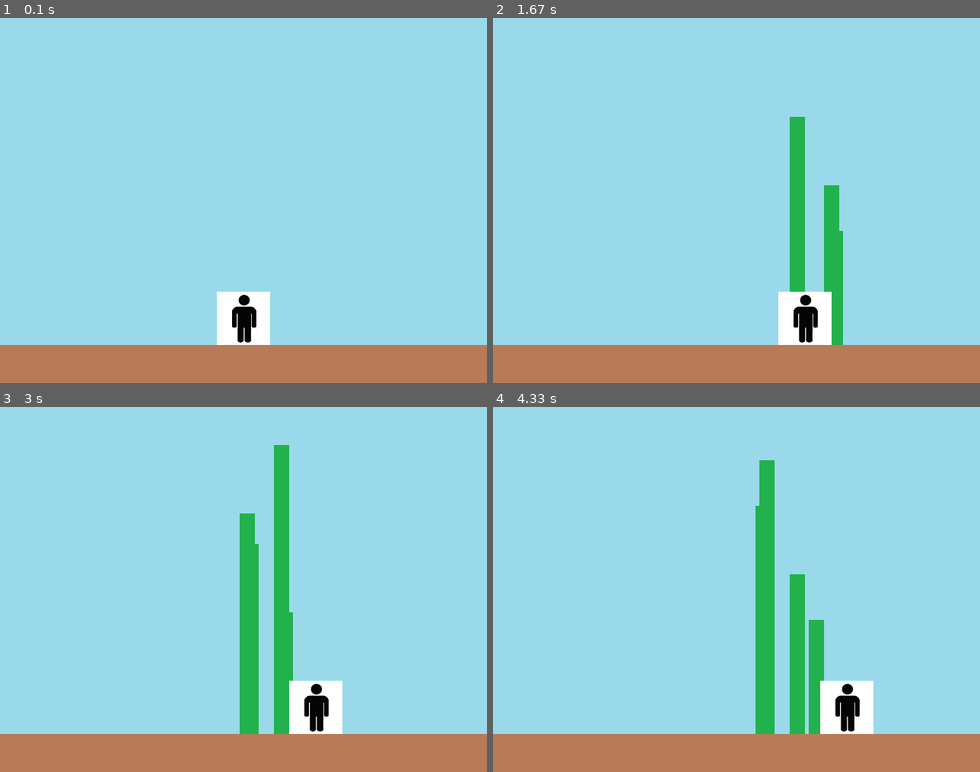
Above: before the commit, frames 1-4 (two rows, left to right).
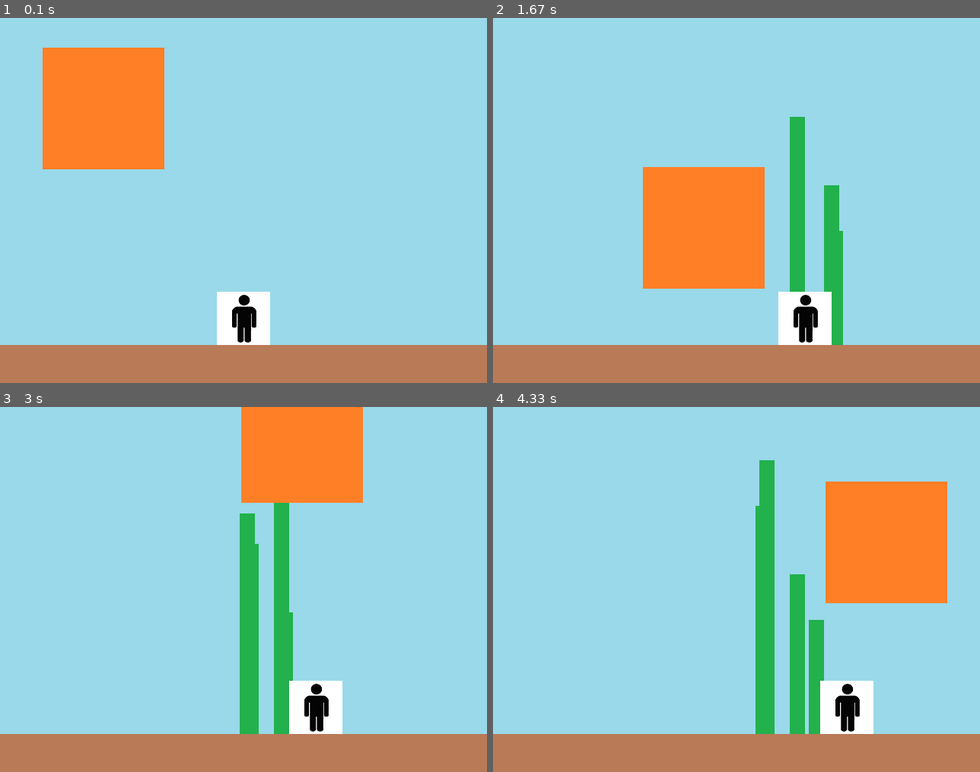
Above: after the commit, the same moments.

Repository: kyhyeok/python-game-pang
Game: pygame game, started from pangapng/main.py
Two runs of this game, one before a commit and one after it. Both use one fixed random seed, a clock stepped at 60 frames per second and the inputs below.
Inputs:
- Up to frame 1 (0.1 s): no input
- Up to frame 2 (1.67 s): hold Right 0.33-0.8 s; hold Right 0.83-1.3 s; tap Space at 0.9, 1.2, 1.4 s; hold Left from 1.33 s (still down)
- Up to frame 3 (3 s): tap Space at 1.7, 1.97, 2.27, 2.4, 2.7 s; release Left at 1.87 s; hold Left 1.9-2.3 s; hold Right 2.33-2.97 s
- Up to frame 4 (4.33 s): hold Left 3-3.47 s; tap Space at 3.07, 3.37, 3.57, 3.87, 4.07 s; hold Right 3.5-3.97 s; hold Right from 4 s (still down)

The runs differ from the first frame. In frame 1, 8.3% of the frame differs, in the area x 8-34%, y 8-42%; in frame 2, 8.3%; in frame 3, 6.6%; in frame 4, 8.3%.

Commit message:
ball_bounce

Diff:
--- a/pangapng/main.py
+++ b/pangapng/main.py
@@ -90,10 +90,36 @@
     weapons = [[weapon[0], weapon[1] - weapon_speed] for weapon in weapons]
     weapons = [[weapon[0], weapon[1]] for weapon in weapons if weapon[1] > 0]
 
+    for ball_index, ball_value in enumerate(balls):
+        ball_position_x = ball_value["position_x"]
+        ball_position_y = ball_value["position_y"]
+        ball_image_index = ball_value['image_index']
+
+        ball_size = ball_images[ball_image_index].get_rect().size
+        ball_width = ball_size[0]
+        ball_height = ball_size[1]
+
+        if ball_position_x <= 0 or ball_position_x > screen_width - ball_width:
+            ball_value["to_x"] = ball_value["to_x"] * -1
+
+        if ball_position_y >= screen_height - stage_height - ball_height:
+            ball_value["to_y"] = ball_value["init_speed_y"]
+        else:
+            ball_value["to_y"] += 0.5
+
+        ball_value["position_x"] += ball_value["to_x"]
+        ball_value["position_y"] += ball_value["to_y"]
+
     screen.blit(background, (0, 0))
 
     for weapon_x_position, weapon_y_position in weapons:
         screen.blit(weapon, (weapon_x_position, weapon_y_position))
+
+    for index, value in enumerate(balls):
+        ball_position_x = value['position_x']
+        ball_position_y = value['position_y']
+        ball_image_index = value["image_index"]
+        screen.blit(ball_images[ball_image_index], (ball_position_x, ball_position_y))
 
     screen.blit(stage, (0, screen_height - stage_height))
     screen.blit(character, (character_x_position, character_y_position))
--- /dev/null
+++ b/practice.py
@@ -0,0 +1,4 @@
+lst = ["가", "나", "다"]
+
+for list_index, list_value in enumerate(lst):
+    print(list_index, list_value)
